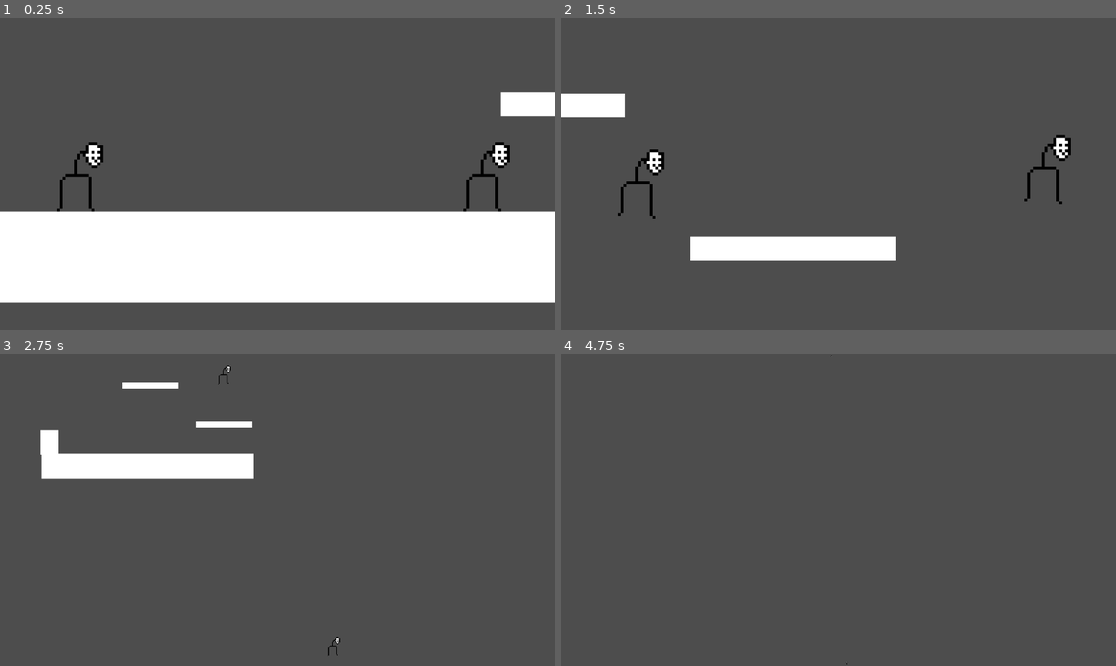
Above: before the commit, frames 1-4 (two rows, left to right).
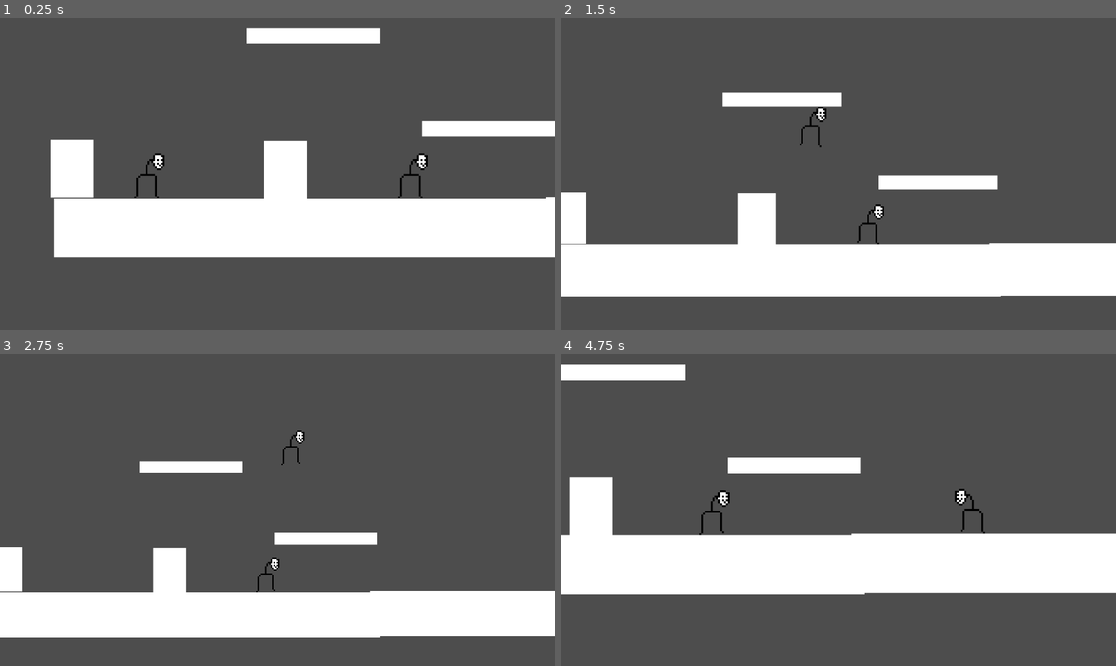
Above: after the commit, the same moments.

Repository: Gold7474/Cool-Fighting-Game-Godot-2D
Game: Godot game, scene res://Node2D.tscn
Same seed, same stepped clock (60 frames per second), same inputs: the game is played once before the commit and once after it.
Inputs:
- Up to frame 1 (0.25 s): no input
- Up to frame 2 (1.5 s): hold S (Crouch) 0.53-1.28 s; hold D (Move Right) from 0.53 s (still down); tap Space (Jump) at 0.77, 0.8, 1.07, 1.35 s
- Up to frame 3 (2.75 s): tap Space (Jump) at 1.52, 1.82, 2.3 s; tap S (Crouch) at 1.55 s; release D (Move Right) at 2.03 s; hold A (Move Left) from 2.03 s (still down); hold S (Crouch) from 2.03 s (still down)
- Up to frame 4 (4.75 s): release A (Move Left) at 2.78 s; release S (Crouch) at 2.78 s; hold D (Move Right) 2.78-4.28 s; tap S (Crouch) at 2.85, 4.35 s; tap Space (Jump) at 3.02, 3.32, 4.52 s; hold Space (Jump) 3.53-4.28 s; hold A (Move Left) from 4.28 s (still down)

The runs differ from the first frame. In frame 1, 27% of the frame differs, in the area x 0-100%, y 3-92%; in frame 2, 21%; in frame 3, 20%; in frame 4, 23%.

Commit message:
Added (scuffed) multiple device input support.

Diff:
--- a/Node2D.tscn
+++ b/Node2D.tscn
@@ -21,9 +21,14 @@
 AERIAL_JUMP_VELOCITY = -800.0
 ACCELERATION = 40
 FALL_SPEED = 800
+player_number = 1
 
 [node name="TestPlatform" parent="." instance=ExtResource("2_cjn8j")]
 position = Vector2(578, 578)
+scale = Vector2(-1048.31, 122.308)
+
+[node name="TestPlatform6" parent="." instance=ExtResource("2_cjn8j")]
+position = Vector2(1599, 575)
 scale = Vector2(-1048.31, 122.308)
 
 [node name="TestPlatform2" parent="." instance=ExtResource("2_cjn8j")]
@@ -35,10 +40,17 @@
 scale = Vector2(-276.752, 32.289)
 
 [node name="TestPlatform4" parent="." instance=ExtResource("2_cjn8j")]
-position = Vector2(94, 460)
+position = Vector2(534, 457)
+scale = Vector2(-88.9046, 120.185)
+
+[node name="TestPlatform5" parent="." instance=ExtResource("2_cjn8j")]
+position = Vector2(91, 455)
 scale = Vector2(-88.9046, 120.185)
 
 [node name="Camera2D" type="Camera2D" parent="." node_paths=PackedStringArray("PLAYER1", "PLAYER2")]
 script = ExtResource("3_a41ad")
 PLAYER1 = NodePath("../Character")
 PLAYER2 = NodePath("../Character2")
+x_margin = 500
+y_margin = 500
+min_zoom = 1
--- a/Scripts/CharacterController.gd
+++ b/Scripts/CharacterController.gd
@@ -13,6 +13,7 @@
 @export var FAST_FALL_SPEED = 400
 @export var JUMP_SQUAT = 4
 @export var TURN_TIME = 2
+@export var player_number = 0
 
 var movement_velocity = Vector2(0, 0)
 var current_aerial_jumps = 0
@@ -26,12 +27,37 @@
 @onready var right_to_left = $"Front Facing Sprite"
 @onready var left_to_right = $"Back Facing Sprite"
 
+var _input_left: float
+var _input_right: float
+var _input_jumping: bool
+var _input_crouching: bool
+var _jump_just_pressed: bool
+
+func _input(event):
+	var device_id = event.device
+	if event is InputEventJoypadButton or event is InputEventJoypadMotion:
+		device_id += 1
+	if device_id != player_number:
+		return
+
+	if event.is_action("Move Left"):
+		_input_left = event.get_action_strength("Move Left")
+	if event.is_action("Move Right"):
+		_input_right = event.get_action_strength("Move Right")
+
+	if event.is_action("Jump"):
+		_input_jumping = event.is_action_pressed("Jump")
+		_jump_just_pressed = _input_jumping
+
+	if event.is_action("Crouch"):
+		_input_crouching = event.is_pressed()
+
 # Called when the node enters the scene tree for the first time.
 func _ready():
 	pass
 
 func _physics_process(delta):
-	# Add the gravity.
+	# Handle gravity.
 	var gravity = ProjectSettings.get_setting("physics/2d/default_gravity")
 	var extra_fall_speed = FAST_FALL_SPEED if is_fast_falling else FALL_SPEED
 	if not is_on_floor():
@@ -39,14 +65,15 @@
 	else:
 		current_aerial_jumps = AERIAL_JUMPS
 
-	# Handle Jump.
-	if Input.is_action_just_pressed("Jump"):
+
+	# Handle jump.
+	if _jump_just_pressed:
 		if is_on_floor():
 			jump_countdown = JUMP_SQUAT
 		elif current_aerial_jumps > 0:
 			velocity.y = AERIAL_JUMP_VELOCITY
 			current_aerial_jumps -= 1
-	elif jump_countdown > 0 and !Input.is_action_pressed("Jump"):
+	elif jump_countdown > 0 and !_input_jumping:
 		jump_countdown = -1
 		velocity.y = SHORT_HOP_VELOCITY
 	if jump_countdown == 0:
@@ -55,9 +82,9 @@
 	else:
 		jump_countdown -= 1
 
-	# Get the input direction and handle the movement/deceleration.
-	# As good practice, you should replace UI actions with custom gameplay actions.
-	var direction = Input.get_axis("Move Left", "Move Right")
+
+	# Handle movement.
+	var direction = _input_right - _input_left
 	if direction:
 		movement_velocity.x += direction * ACCELERATION
 		movement_velocity.x = clampf(movement_velocity.x, -SPEED, SPEED)
@@ -68,6 +95,7 @@
 	move_and_slide()
 
 
+	# Handle turning.
 	if turn_around_countdown > 0:
 		turn_around_countdown -= 1
 	elif turn_around_countdown == 0:
@@ -75,7 +103,6 @@
 		left_to_right.visible = false
 		sprite.visible = true
 		turn_around_countdown = -1
-
 	if is_on_floor():
 		if direction < 0 and not sprite.flip_h:
 			right_to_left.visible = true
@@ -88,4 +115,10 @@
 			sprite.flip_h = false
 			turn_around_countdown = TURN_TIME
 
-	is_fast_falling = !is_on_floor() and Input.is_action_pressed("Crouch")
+
+	# Set fast falling.
+	is_fast_falling = !is_on_floor() and _input_crouching
+
+
+	# Reset variables
+	_jump_just_pressed = false
